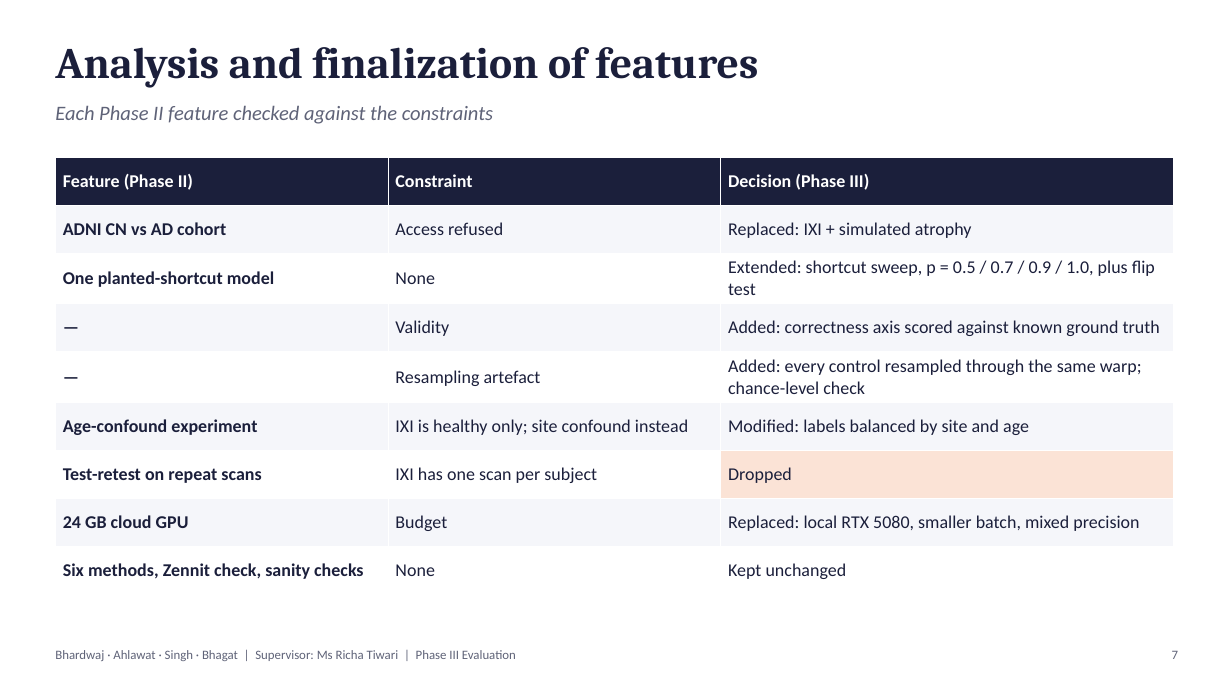
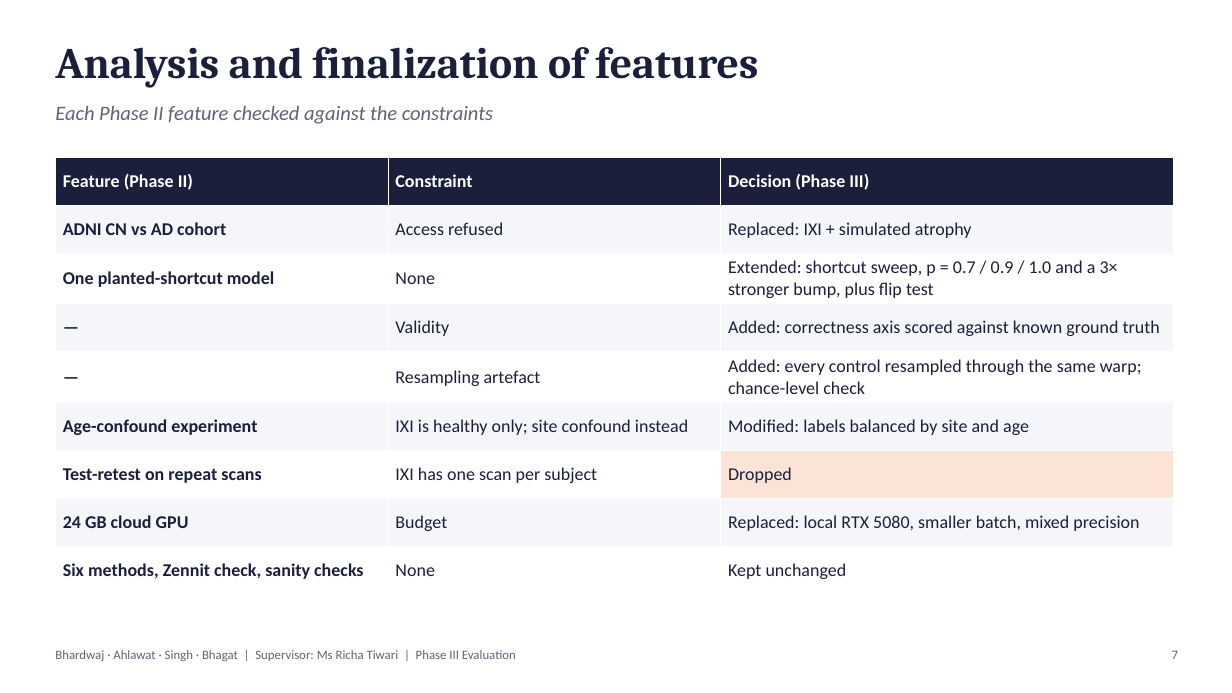
Before and after one commit to UdayBhardwaj/alz, a slide deck: slide 7 of docs/phase-iii/Phase III Presentation.pptx. Drawn at 1232x693 pixels with LibreOffice and Linux fonts; fonts in the diff are those of the drawing. Boxes give left, top, right and bottom in pixels: in the first picture for what was removed or moved away, otherwise in the second. Text is boxed around its words. In the diff, an @@ line names an element or a change of style, - is before the commit and + after.

```diff
--- a/docs/phase-iii/Phase III Presentation.pptx
+++ b/docs/phase-iii/Phase III Presentation.pptx
@@ table at bbox=[55, 157, 1174, 590] @@
-row 3, column 3: Extended: shortcut sweep, p = 0.5 / 0.7 / 0.9 / 1.0, plus flip test
+row 3, column 3: Extended: shortcut sweep, p = 0.7 / 0.9 / 1.0 and a 3× stronger bump, plus flip test
```
Also in this commit, not shown: 4 other slides changed, 2 slides added, 2 other files.
